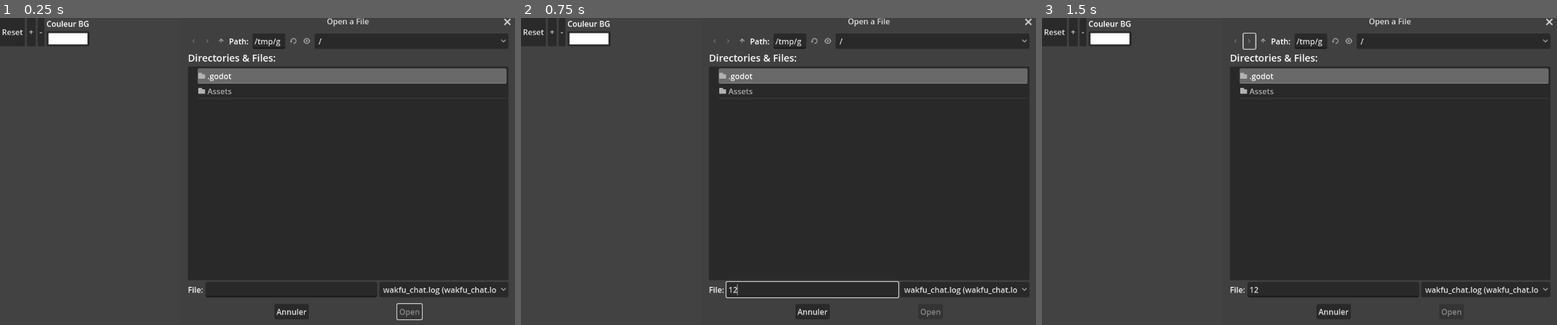
Above: before the commit, frames 1-3 (left to right).
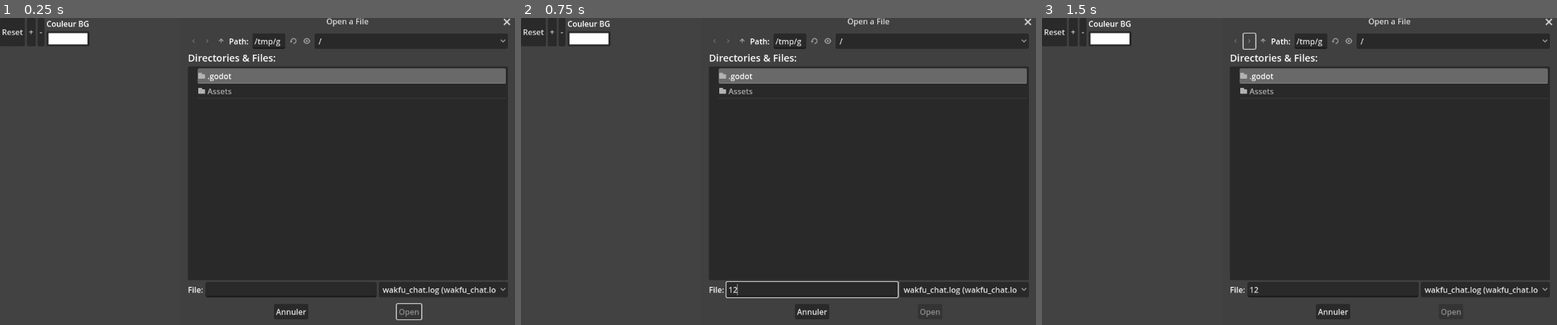
Above: after the commit, the same moments.

Repository: Murazakii/EcaHelper
Game: Godot game, scene res://eca_helper.tscn
Same seed, same stepped clock (60 frames per second), same inputs: the game is played once before the commit and once after it.
Inputs (mouse positions are in pixels of both pictures, inside the frame that each line leads up to):
- Up to frame 1 (0.25 s): no input
- Up to frame 2 (0.75 s): click (814, 288) at 0.52 s; type "12" at 0.6 s
- Up to frame 3 (1.5 s): click (1248, 42) at 1.25 s

The runs differ from the first frame. In frame 1, 0.5% of the frame differs, in the area x 53-100%, y 0-99%; in frame 2, 0.4%; in frame 3, 0.4%.

Commit message:
Ajout de la detection automatique du fichier wakfu_chat.log

Diff:
--- a/eca_helper.gd
+++ b/eca_helper.gd
@@ -4,8 +4,18 @@
 var position_pointeur:int
 
 @onready var bg_color = $Bg_color
+@onready var file_dialog = $FileDialog
 @onready var label_compteur_sept_fetiche = $CenterContainer/HBoxContainer/LabelCompteurSeptFetiche
 var compteur_sept_fetiche:int = 0 : set = _set_compteur_sept_fetiche
+
+@onready var label_compteur_all_in = $CenterContainer/HBoxContainer/LabelCompteurAllIn
+var compteur_all_in:int = 50 : set = _set_compteur_all_in
+
+func _ready():
+	if FileAccess.file_exists("C:/Users/User/AppData/Roaming/zaap/gamesLogs/wakfu/logs/wakfu_chat.log"):
+		_on_file_dialog_file_selected("C:/Users/User/AppData/Roaming/zaap/gamesLogs/wakfu/logs/wakfu_chat.log")
+	else:
+		file_dialog.show()
 
 func _on_file_dialog_file_selected(path):
 	log_file = FileAccess.open(path, FileAccess.READ)
@@ -15,7 +25,8 @@
 		log_file = FileAccess.open(path, FileAccess.READ)
 		log_file.seek(position_pointeur)
 		while log_file.get_position() < log_file.get_length():
-			if log_file.get_line().contains("Yamisoki: Sept fétiche :"):
+			var line = log_file.get_line()
+			if line.contains("Yamisoki: Sept fétiche :"):
 				compteur_sept_fetiche += 1
 		position_pointeur = log_file.get_position()
 		await get_tree().create_timer(0.2).timeout
@@ -30,6 +41,10 @@
 		val = val % 6
 	update_label_text(str(val))
 	compteur_sept_fetiche = val
+
+func _set_compteur_all_in(val):
+	label_compteur_all_in.text = str(val) + "%"
+	compteur_all_in = val
 
 func update_label_text(new_val:String)->void:
 	var new_text:String
--- a/eca_helper.tscn
+++ b/eca_helper.tscn
@@ -1,7 +1,8 @@
-[gd_scene load_steps=3 format=3 uid="uid://bje41kxk7ldrj"]
+[gd_scene load_steps=4 format=3 uid="uid://bje41kxk7ldrj"]
 
 [ext_resource type="Script" path="res://eca_helper.gd" id="1_kqp45"]
-[ext_resource type="Texture2D" uid="uid://barg3g5qba8j" path="res://Assets/sept_fetiche.png" id="2_qipm8"]
+[ext_resource type="Texture2D" uid="uid://75f2mdlvx24b" path="res://Assets/sept_fetiche.png" id="2_qipm8"]
+[ext_resource type="Texture2D" uid="uid://barg3g5qba8j" path="res://Assets/All_in.png" id="3_r33js"]
 
 [node name="EcaHelper" type="Control"]
 layout_mode = 3
@@ -28,7 +29,6 @@
 title = "Open a File"
 initial_position = 2
 size = Vector2i(400, 600)
-visible = true
 ok_button_text = "Open"
 dialog_hide_on_ok = true
 cancel_button_text = "Annuler"
@@ -49,13 +49,21 @@
 [node name="HBoxContainer" type="HBoxContainer" parent="CenterContainer"]
 layout_mode = 2
 
-[node name="TextureRect" type="TextureRect" parent="CenterContainer/HBoxContainer"]
+[node name="TextureSeptFetiche" type="TextureRect" parent="CenterContainer/HBoxContainer"]
 layout_mode = 2
 texture = ExtResource("2_qipm8")
 
 [node name="LabelCompteurSeptFetiche" type="Label" parent="CenterContainer/HBoxContainer"]
 layout_mode = 2
 text = "0"
+
+[node name="TextureAllIn" type="TextureRect" parent="CenterContainer/HBoxContainer"]
+layout_mode = 2
+texture = ExtResource("3_r33js")
+
+[node name="LabelCompteurAllIn" type="Label" parent="CenterContainer/HBoxContainer"]
+layout_mode = 2
+text = "50%"
 
 [node name="Outils" type="HBoxContainer" parent="."]
 layout_mode = 0
--- a/project.godot
+++ b/project.godot
@@ -13,7 +13,7 @@
 config/name="EcaHelper"
 run/main_scene="res://eca_helper.tscn"
 config/features=PackedStringArray("4.2", "GL Compatibility")
-config/icon="res://Assets/sept_fetiche.png"
+config/icon="res://Assets/All_in.png"
 
 [display]
 
Binary file added: Assets/All_in.png
Not shown, changed: Assets/All_in.png.import
Binary file changed: Assets/sept_fetiche.png
